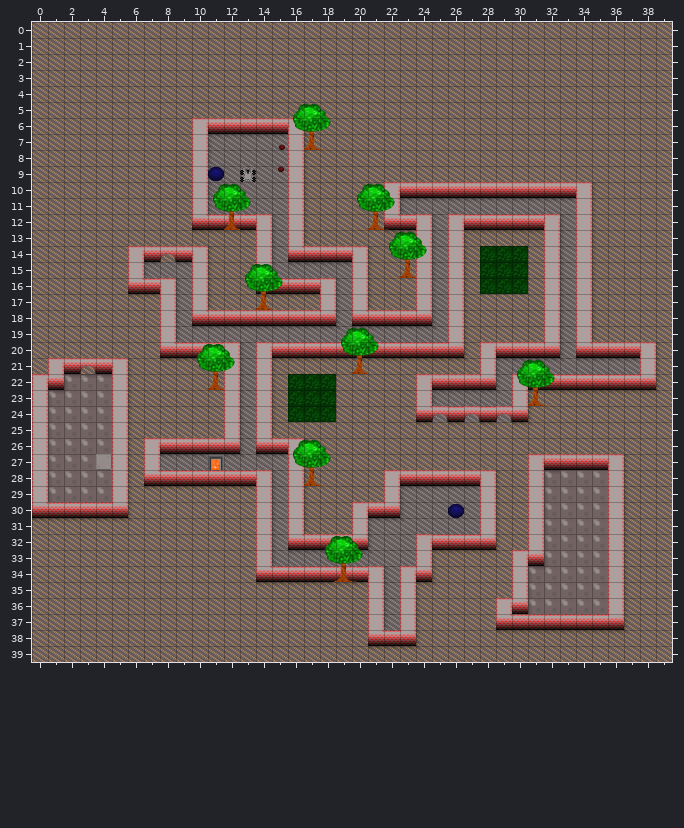
A Tiled map (JSON) gets an edit: assets/tilemaps/combinedemo.json. This is how it looked before the edit.
Cells are 32x32 px. Shown: x 0..39, y 0..39.
After the commit:
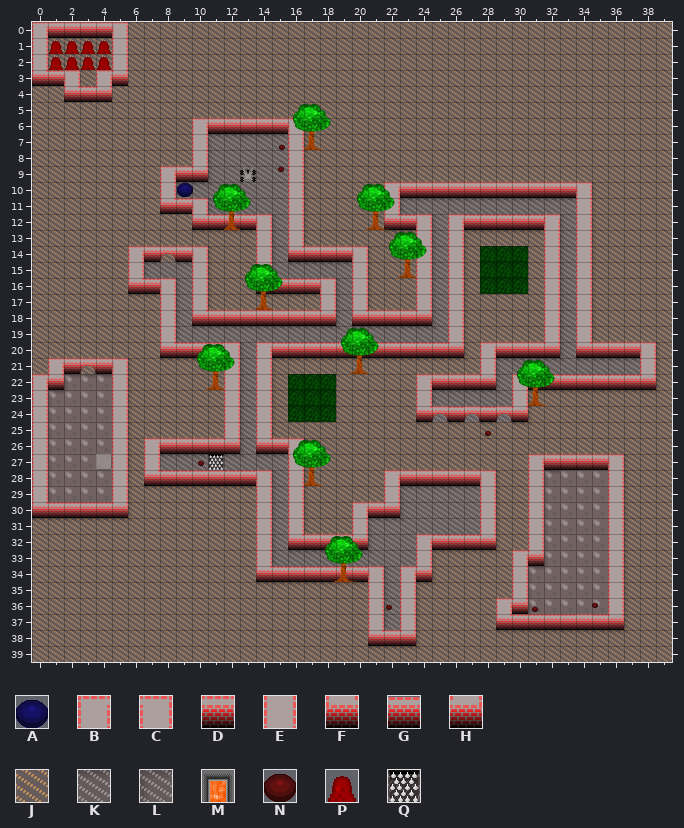
Key: from "BlueButton": A 0; from "CombinedSheet": B 1, C 2, D 3, E 4, F 6, G 7, H 8; from "FloorTiles": J 4, K 12, L 13; from "Pit3": M 0; from "RedButton": N 0; from "RedLight": P 2; from "pit": Q 9.
_ is an empty cell, # one hidden under a higher layer.
Objects are placed by their top-left corner, in cells (3,4 is the top-left corner of cell 3,4); size is 1x1 cell unless given.
Diff:
Layer "backgroundLayer":
y 10: x 9..10 J# -> LK
y 27: x 11 M -> Q
Layer "blockedLayer":
y 0: x 0..5 ______ -> BDDDDC
y 1..2: x 0..5 ______ -> EPPPPE
y 3: x 0..2 ___ -> FGC; x 4..5 __ -> BH
y 4: x 2..4 ___ -> FGH
y 9: x 8..10 __E -> BDH
y 10: x 8 _ -> E; x 10 E -> _
y 11: x 8..10 __E -> FGC
y 37: x 34 G -> D
y 38: x 22 G -> D
Layer "objectLayer":
changed: A "bB" at 11,8.9 -> A "bB" at 9.1,9.9
added: N "rB" at 28.3,25.5 size 0.4x0.4
added: N "rB" at 10.4,27.3 size 0.4x0.4
added: N "rB" at 35,36.2 size 0.4x0.4
added: N "rB" at 22.2,36.4 size 0.4x0.4
added: N "rB" at 31.2,36.5 size 0.4x0.4
Layer "upperLayer":
y 30: x 26 A -> _
